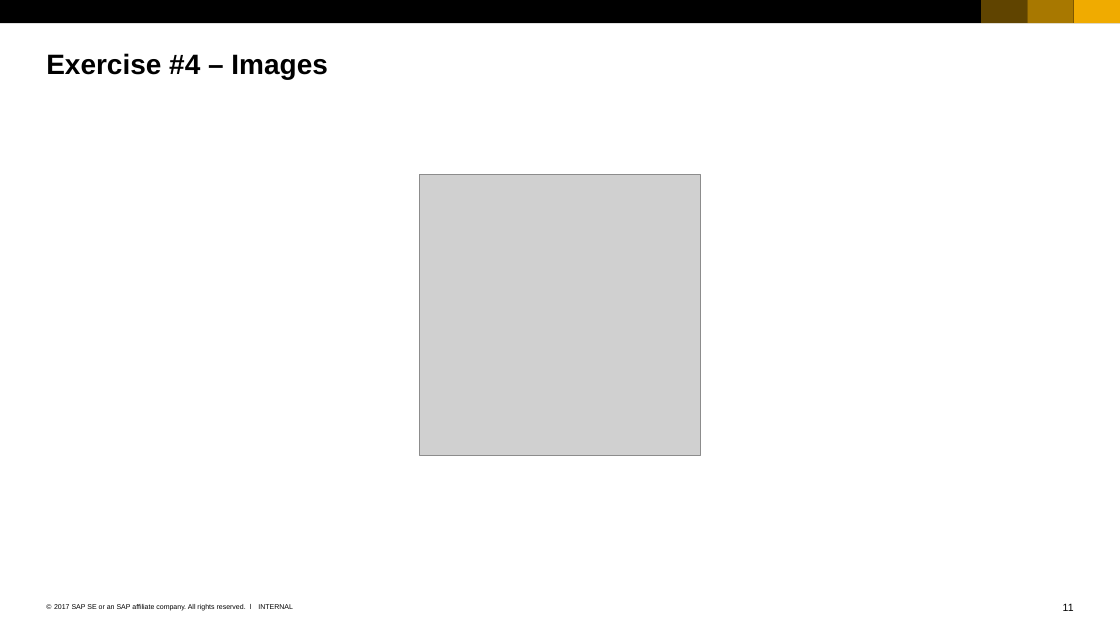
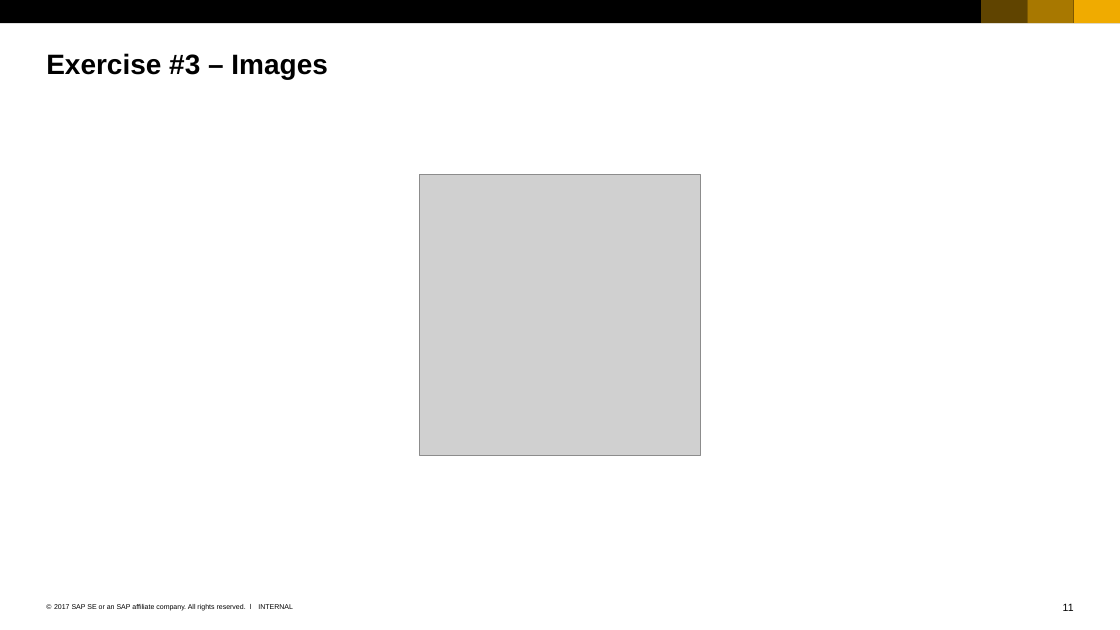
Before and after one commit to cuijiyao01/docker-k8s-training, a slide deck: slide 11 of docker/03_Images.pptx. Drawn at 1120x630 pixels with LibreOffice and Linux fonts; fonts in the diff are those of the drawing; grey boxes stand for pictures. Boxes give left, top, right and bottom in pixels: in the first picture for what was removed or moved away, otherwise in the second. Text is boxed around its words. In the diff, an @@ line names an element or a change of style, - is before the commit and + after.

Commit message:
fix reference to exercise number

```diff
--- a/docker/03_Images.pptx
+++ b/docker/03_Images.pptx
@@ title at box(46, 53, 327, 79): text changed @@
-Exercise #4 – Images
+Exercise #3 – Images
```
Also in this commit, not shown: 3 other files.
